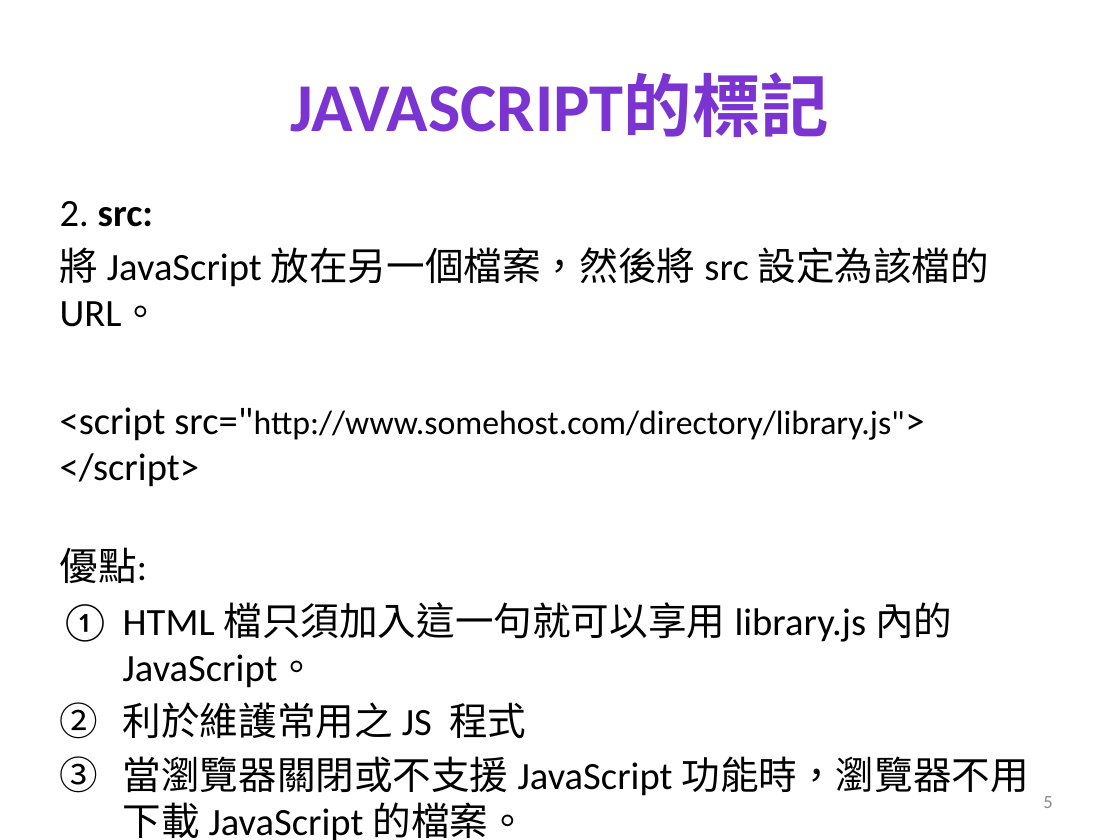
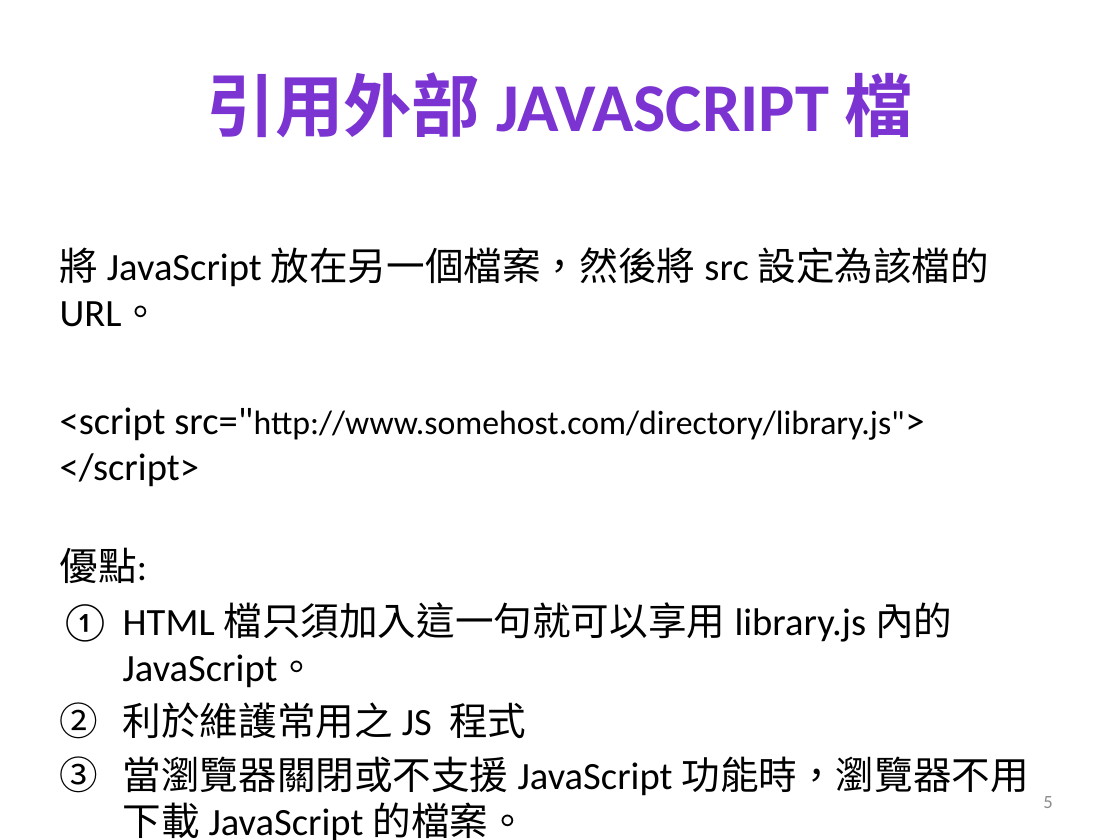
Before and after one commit to mos2718/W1, a slide deck: slide 5 of JS_Introduction/whereToWriteJS.pptx. Drawn at 1120x840 pixels with LibreOffice and Linux fonts; fonts in the diff are those of the drawing. Boxes give left, top, right and bottom in pixels: in the first picture for what was removed or moved away, otherwise in the second. Text is boxed around its words. In the diff, an @@ line names an element or a change of style, - is before the commit and + after.

```diff
--- a/JS_Introduction/whereToWriteJS.pptx
+++ b/JS_Introduction/whereToWriteJS.pptx
@@ title at (207,72,913,137): text changed @@
-JAVASCRIPT的標記
+引用外部 JAVASCRIPT 檔
@@ text at (60,201,153,227): paragraph removed @@
-2. src:
```
Also in this commit, not shown: 2 other slides changed, 1 slide removed.
